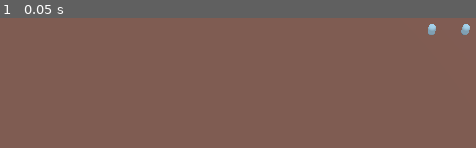
Above: before the commit, frame 1.
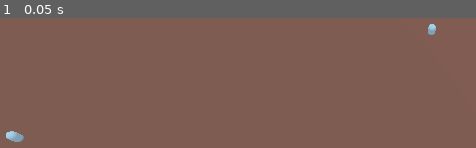
Above: after the commit, the same moment.

Repository: joaoapm/gameoff2020
Game: Godot game, scene res://scenes/Game.tscn
The game is run twice, just before and just after one commit, with the same random seed, the same clock (stepped at 60 frames per second) and the same inputs.
Inputs:
- Up to frame 1 (0.05 s): no input

The runs differ from the first frame. In frame 1, 0.4% of the frame differs, in the area x 1-99%, y 4-96%.

Commit message:
no message

Diff:
--- a/Implementacao/CourageousFred/scenes/Game.tscn
+++ b/Implementacao/CourageousFred/scenes/Game.tscn
@@ -14,7 +14,7 @@
 [node name="Characters" type="Spatial" parent="."]
 
 [node name="Character" parent="Characters" instance=ExtResource( 3 )]
-transform = Transform( 1, 0, 0, 0, 1, 0, 0, 0, 1, 0, 0.863667, 0 )
+transform = Transform( 1, 0, 0, 0, 1, 0, 0, 0, 1, 31.7703, 0.863667, 103.411 )
 
 [node name="Character2" parent="Characters" instance=ExtResource( 3 )]
 transform = Transform( 1, 0, 0, 0, 1, 0, 0, 0, 1, 0, 0.863667, 8.8344 )
@@ -23,4 +23,7 @@
 
 [node name="MenuAction" parent="." instance=ExtResource( 4 )]
 visible = false
-margin_top = 644.0
+margin_left = 2.24493
+margin_top = 1.95178
+margin_right = 2.24487
+margin_bottom = -642.048
--- /dev/null
+++ b/Implementacao/CourageousFred/script/BtnSkillUI.gd
@@ -0,0 +1,9 @@
+extends Control
+
+var id
+
+func _on_BtnSkill_button_up():
+	Super.emit_signal("on_click_btn_skill",id)
+
+func setLabel(label:String) -> void :
+	$BtnSkill.text = label
--- a/Implementacao/CourageousFred/script/Character.gd
+++ b/Implementacao/CourageousFred/script/Character.gd
@@ -1,4 +1,8 @@
 extends Spatial
+
+var skillUtil = preload("res://util/SkillUtil.gd").new()
+
+var idChar = Super.CHARACTERS.FRED
 
 var action
 var actionChanged
@@ -14,7 +18,8 @@
 var hp:int = 10
 
 func _ready():
-	pass
+	Super.connect("on_click_btn_skill",self,"on_click_btn_skill")
+	Super.connect("on_complete_skill",self,"on_complete_skill")
 
 func _process(delta):
 
@@ -60,3 +65,14 @@
 
 func setAction(newAction) -> void:
 	action = newAction
+
+	if action == Super.ACTIONS.ATACK:
+		Super.menuAction.showSubActions(idChar)
+
+func on_click_btn_skill(idSkill) -> void :
+	if self == Super.selectedCharacter:
+		skillUtil.process(self,idSkill, null)
+
+func on_complete_skill(point) -> void :
+	if self == Super.selectedCharacter:
+		skillUtil.process(self,Super.idSkillCurrent,point)
--- a/Implementacao/CourageousFred/script/Map.gd
+++ b/Implementacao/CourageousFred/script/Map.gd
@@ -19,13 +19,17 @@
 				var to = from + Super.camera.project_ray_normal(event.position)*1000
 				var p = Super.navMap.get_closest_point_to_segment(from, to)
 
-				var begin = Super.navMap.get_closest_point(Super.selectedCharacter.get_translation())
-				var end = p
+				if Super.idSkillCurrent != null:
+					Super.emit_signal("on_complete_skill",p)
+				else :
 
-				var p2 = Super.navMap.get_simple_path(begin, end, true)
-				var path = Array(p2)
+					var begin = Super.navMap.get_closest_point(Super.selectedCharacter.get_translation())
+					var end = p
 
-				Super.selectedCharacter.doAction(path)
+					var p2 = Super.navMap.get_simple_path(begin, end, true)
+					var path = Array(p2)
+
+					Super.selectedCharacter.doAction(path)
 
 
 func onClickCharacter() -> Node :
--- a/Implementacao/CourageousFred/script/MenuActionUI.gd
+++ b/Implementacao/CourageousFred/script/MenuActionUI.gd
@@ -5,3 +5,20 @@
 
 func _on_Atack_button_up():
 	Super.selectedCharacter.setAction(Super.ACTIONS.ATACK)
+
+func showSubActions(idChar) -> void:
+	for child in $SubActions.get_children():
+		child.queue_free()
+	for skill in Super.SKILLS_CHAR[idChar]:
+		var btnSkill = preload("res://ui/BtnSkillUI.tscn").instance()
+		btnSkill.setLabel(String(skill))
+		btnSkill.id = skill
+		$SubActions.add_child(btnSkill)
+	$Actions.hide()
+	$SubActions.show()
+	$X.show()
+
+func _on_X_button_up():
+	$Actions.show()
+	$SubActions.hide()
+	$X.hide()
--- a/Implementacao/CourageousFred/script/Super.gd
+++ b/Implementacao/CourageousFred/script/Super.gd
@@ -3,7 +3,22 @@
 var camera:Camera
 var navMap:Navigation
 var menuAction:Control
+var idSkillCurrent = null
 
 var selectedCharacter
 
 enum ACTIONS {MOVE, ATACK}
+
+enum CHARACTERS  { FRED, ESCAVADOR, PISTOLEIRO }
+
+enum SKILLS { GER_ESC, GER_PIST }
+
+
+const  SKILLS_CHAR = {
+	CHARACTERS.FRED : [SKILLS.GER_ESC, SKILLS.GER_PIST]
+}
+
+
+# Signals
+signal on_click_btn_skill(idItem)
+signal on_complete_skill(point)
--- /dev/null
+++ b/Implementacao/CourageousFred/ui/BtnSkillUI.tscn
@@ -0,0 +1,19 @@
+[gd_scene load_steps=2 format=2]
+
+[ext_resource path="res://script/BtnSkillUI.gd" type="Script" id=1]
+
+[node name="BtnSkillUI" type="Control"]
+anchor_right = 1.0
+anchor_bottom = 1.0
+margin_top = 2.0
+margin_right = -1215.0
+margin_bottom = -666.0
+script = ExtResource( 1 )
+__meta__ = {
+"_edit_use_anchors_": false
+}
+
+[node name="BtnSkill" type="Button" parent="."]
+margin_right = 12.0
+margin_bottom = 20.0
+[connection signal="button_up" from="BtnSkill" to="." method="_on_BtnSkill_button_up"]
--- a/Implementacao/CourageousFred/ui/MenuActionUI.tscn
+++ b/Implementacao/CourageousFred/ui/MenuActionUI.tscn
@@ -30,5 +30,28 @@
 margin_right = 89.0
 margin_bottom = 40.0
 text = "ATAC"
+
+[node name="SubActions" type="HBoxContainer" parent="."]
+visible = false
+margin_left = 597.0
+margin_top = 26.0
+margin_right = 705.0
+margin_bottom = 66.0
+custom_constants/separation = 30
+__meta__ = {
+"_edit_use_anchors_": false
+}
+
+[node name="X" type="Button" parent="."]
+visible = false
+margin_left = 571.0
+margin_top = 26.0
+margin_right = 591.0
+margin_bottom = 66.0
+text = "X"
+__meta__ = {
+"_edit_use_anchors_": false
+}
 [connection signal="button_up" from="Actions/Move" to="." method="_on_Move_button_up"]
 [connection signal="button_up" from="Actions/Atack" to="." method="_on_Atack_button_up"]
+[connection signal="button_up" from="X" to="." method="_on_X_button_up"]
--- /dev/null
+++ b/Implementacao/CourageousFred/util/SkillUtil.gd
@@ -0,0 +1,17 @@
+extends Node
+
+func process(character,id, point) -> void:
+	if id == Super.SKILLS.GER_ESC:
+		GER_ESC(character, point)
+	elif id == Super.SKILLS.GER_PIST:
+		GER_PIST(character)
+
+func GER_ESC(character,point) -> void :
+	if point == null :
+		Super.idSkillCurrent = Super.SKILLS.GER_ESC
+	else:
+		Super.idSkillCurrent = null
+		print(point)
+
+func GER_PIST(character) -> void :
+	print("GER_PIST")
